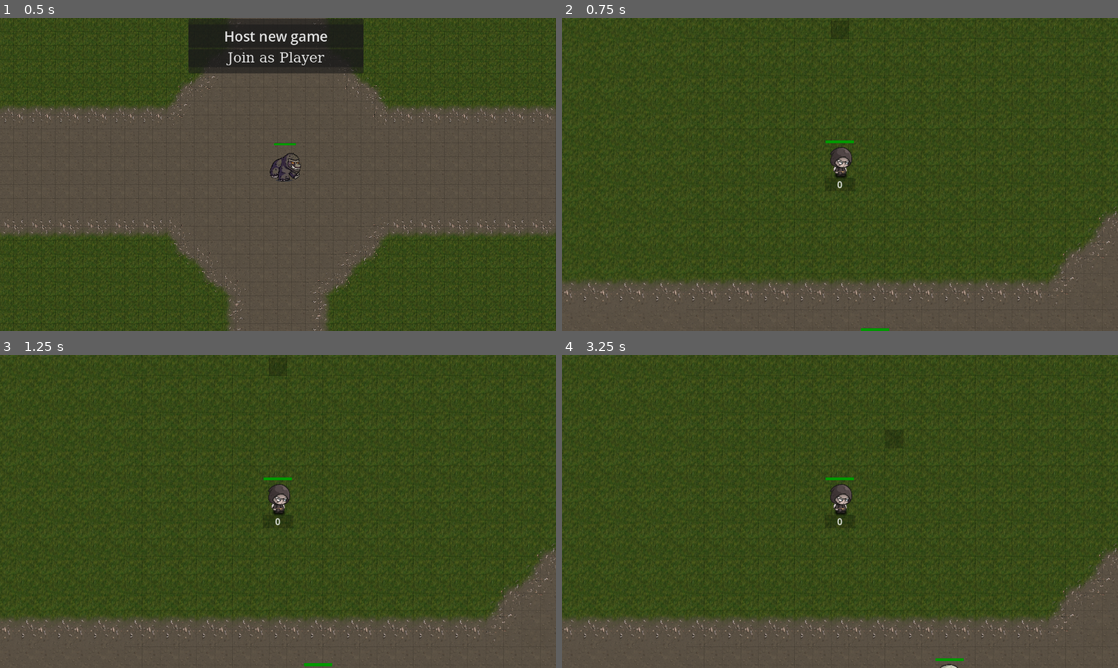
Above: before the commit, frames 1-4 (two rows, left to right).
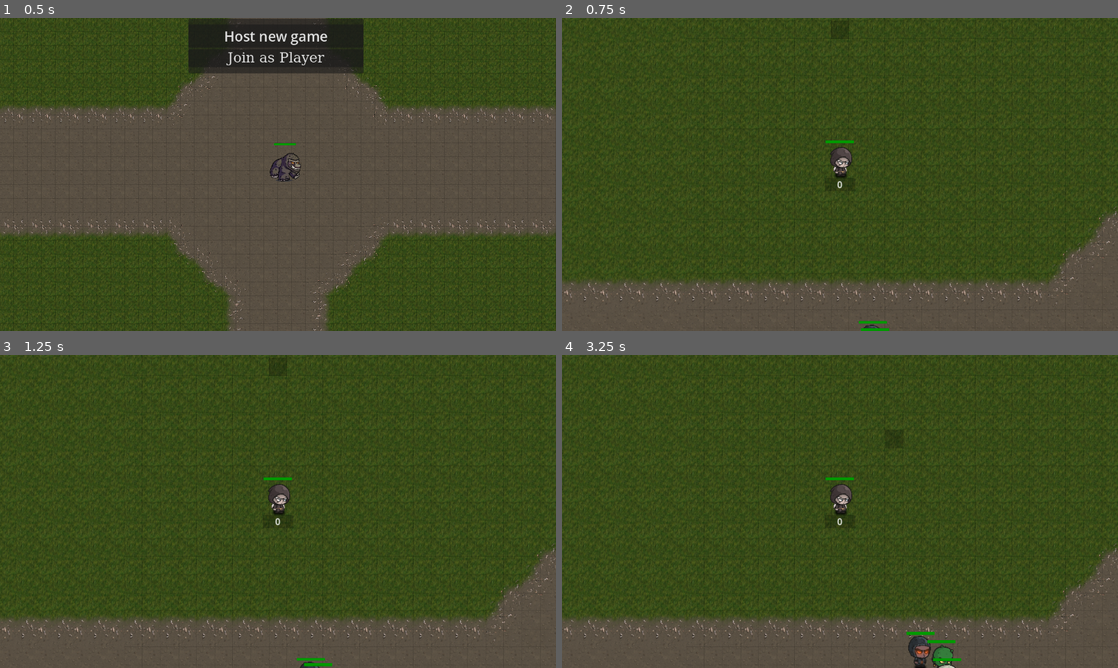
Above: after the commit, the same moments.

Repository: LucasJappert/moomoo-lan-party
Game: Godot game, scene res://scenes/game_manager_scene.tscn
Two runs of this game, one before a commit and one after it. Both use one fixed random seed, a clock stepped at 60 frames per second and the inputs below.
Inputs (mouse positions are in pixels of both pictures, inside the frame that each line leads up to):
- Up to frame 1 (0.5 s): no input
- Up to frame 2 (0.75 s): click "Host new game" at 0.5 s
- Up to frame 3 (1.25 s): no input
- Up to frame 4 (3.25 s): tap Enter at 1.25 s; move the mouse to (962, 495) at 1.27 s; click (962, 495) at 1.42 s; move the mouse to (728, 527) at 2.02 s; click (728, 527) at 2.17 s; move the mouse to (895, 442) at 2.77 s; click (895, 442) at 2.92 s

Frame 1 is identical in both runs. In frame 2, less than 0.1% of the frame differs, in the area x 53-59%, y 96-100%; in frame 3, less than 0.1%; in frame 4, 0.6%, in the area x 61-73%, y 88-100%.

Commit message:
code improveents + remove InputSynchronizer

Diff:
--- a/scenes/entity/entity_scene.tscn
+++ b/scenes/entity/entity_scene.tscn
@@ -2,7 +2,7 @@
 
 [ext_resource type="Script" uid="uid://ki4w4rg4wu1r" path="res://scripts/entity/entity.gd" id="1_0bgvt"]
 [ext_resource type="Texture2D" uid="uid://1fiupmgkejum" path="res://assets/enemies/1.png" id="2_odnte"]
-[ext_resource type="Script" uid="uid://d3sm32sl44mdm" path="res://scripts/entity/hud.gd" id="3_wjrb4"]
+[ext_resource type="Script" uid="uid://d3sm32sl44mdm" path="res://scripts/entity/components/hud.gd" id="3_wjrb4"]
 [ext_resource type="SpriteFrames" uid="uid://ccusg0tasqe8s" path="res://assets/enemies/fire_mage.tres" id="4_odnte"]
 [ext_resource type="PackedScene" uid="uid://1myskyslafks" path="res://scenes/entity/combat_data/combat_data.tscn" id="5_wjrb4"]
 
--- a/scenes/entity/player_scene.tscn
+++ b/scenes/entity/player_scene.tscn
@@ -1,16 +1,14 @@
-[gd_scene load_steps=7 format=3 uid="uid://bs7blwah20esy"]
+[gd_scene load_steps=6 format=3 uid="uid://bs7blwah20esy"]
 
 [ext_resource type="PackedScene" uid="uid://dh82ovsrtutto" path="res://scenes/entity/entity_scene.tscn" id="1_wbrma"]
 [ext_resource type="Texture2D" uid="uid://b55rbh85p2cfw" path="res://assets/heros/1.png" id="2_uuy8k"]
-[ext_resource type="Script" uid="uid://q3chynnhllhm" path="res://scripts/entity/player.gd" id="2_ylf3p"]
-[ext_resource type="Script" uid="uid://bnkb0n5ca0ndt" path="res://scripts/entity/input_synchronizer.gd" id="3_ylf3p"]
+[ext_resource type="Script" uid="uid://q3chynnhllhm" path="res://scripts/entity/player/player.gd" id="2_ylf3p"]
+[ext_resource type="Script" uid="uid://dgo10xmu82ida" path="res://scripts/entity/player/client_inputs.gd" id="3_uyepr"]
 
 [sub_resource type="SceneReplicationConfig" id="SceneReplicationConfig_2y2wq"]
 properties/0/path = NodePath(".:player_id")
 properties/0/spawn = true
 properties/0/replication_mode = 2
-
-[sub_resource type="SceneReplicationConfig" id="SceneReplicationConfig_uyepr"]
 
 [node name="Player" instance=ExtResource("1_wbrma")]
 script = ExtResource("2_ylf3p")
@@ -19,10 +17,9 @@
 [node name="PlayerSynchronizer" type="MultiplayerSynchronizer" parent="." index="0"]
 replication_config = SubResource("SceneReplicationConfig_2y2wq")
 
-[node name="InputSynchronizer" type="MultiplayerSynchronizer" parent="." index="1"]
+[node name="ClientInputs" type="Node2D" parent="." index="1"]
 unique_name_in_owner = true
-replication_config = SubResource("SceneReplicationConfig_uyepr")
-script = ExtResource("3_ylf3p")
+script = ExtResource("3_uyepr")
 
 [node name="Sprite2D" parent="." index="4"]
 texture = ExtResource("2_uuy8k")
--- a/scripts/controllers/enemies_waves_controller.gd
+++ b/scripts/controllers/enemies_waves_controller.gd
@@ -10,7 +10,7 @@
 
 	const possible_enemies = [
 		EnemyTypes.SKELETON_ARCHER,
-		# EnemyTypes.ORC,
+		EnemyTypes.ORC,
 		EnemyTypes.FIRE_MAGE
 	]
 	if wave == 1:
@@ -22,4 +22,3 @@
 				enemy.global_position = moomoo_position + direction * TILES_DISTANCE * 64 + random_noise
 				enemy.id = counter
 				GameManager.add_enemy(enemy)
-				return
--- a/scripts/entity/input_synchronizer.gd
+++ b/scripts/entity/player/client_inputs.gd
@@ -1,4 +1,4 @@
-extends MultiplayerSynchronizer
+extends Node2D
 
 @onready var player: Player = get_parent()
 
--- a/scripts/entity/player.gd
+++ b/scripts/entity/player/player.gd
@@ -8,7 +8,8 @@
 	player_id = value
 	name = str(player_id)
 
-func get_input_synchronizer(): return %InputSynchronizer
+func get_client_inputs(): return %ClientInputs
+
 
 func _ready():
 	super._ready()
--- a/scripts/game_manager.gd
+++ b/scripts/game_manager.gd
@@ -26,7 +26,7 @@
 	var player = PLAYER_SCENE.instantiate()
 	var player_id: int = data["player_id"]
 	player.set_player_id(player_id)
-	player.get_input_synchronizer().set_multiplayer_authority(player_id)
+	player.get_client_inputs().set_multiplayer_authority(player_id)
 	return player
 
 
Renamed: scripts/entity/entity_state.gd -> scripts/entity/components/entity_state.gd
Renamed: scripts/entity/entity_state.gd.uid -> scripts/entity/components/entity_state.gd.uid
Renamed: scripts/entity/hud.gd -> scripts/entity/components/hud.gd
Renamed: scripts/entity/hud.gd.uid -> scripts/entity/components/hud.gd.uid
Not shown, removed: scripts/entity/input_synchronizer.gd.uid
Not shown, added: scripts/entity/player/client_inputs.gd.uid
Renamed: scripts/entity/player.gd.uid -> scripts/entity/player/player.gd.uid
